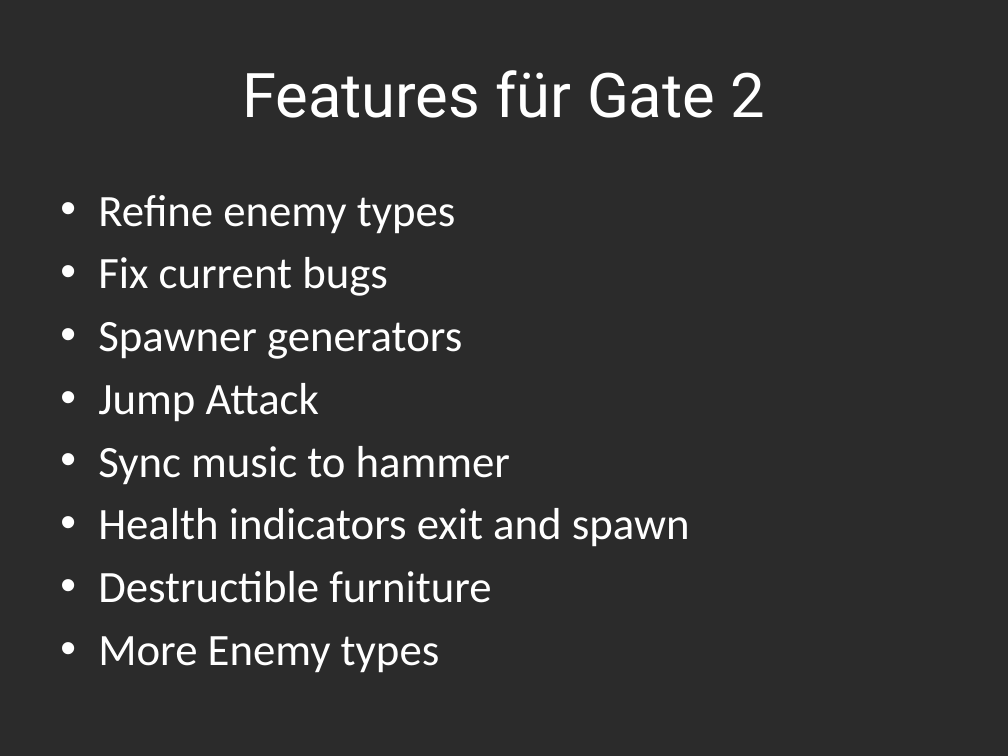
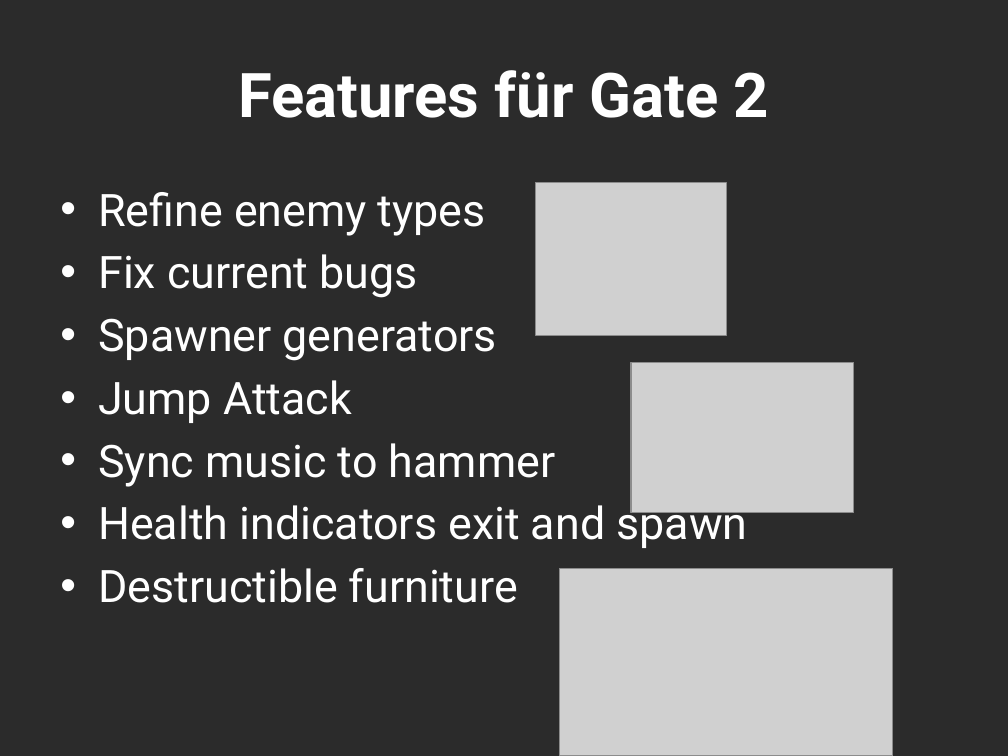
Before and after one commit to Assertores/HammerMan, a slide deck: slide 8 of Documentation/Hammerjaeger.pptx (slide 5 before the commit). Drawn at 1008x756 pixels with LibreOffice and Linux fonts; fonts in the diff are those of the drawing; grey boxes stand for pictures; background and template pictures are left out; a plain dark background stands for a picture behind light text. Boxes give left, top, right and bottom in pixels: in the first picture for what was removed or moved away, otherwise in the second. Text is boxed around its words. In the diff, an @@ line names an element or a change of style, - is before the commit and + after.

```diff
--- a/Documentation/Hammerjaeger.pptx
+++ b/Documentation/Hammerjaeger.pptx
@@ title "Features für Gate 2" at bbox=[238, 70, 769, 118]: bold on @@
@@ text "Refine enemy types" at bbox=[98, 192, 747, 603]: font Calibri to Roboto @@
@@ picture added at bbox=[535, 182, 726, 335] @@
@@ picture added at bbox=[631, 362, 854, 513] @@
@@ picture added at bbox=[559, 569, 893, 756] @@
@@ text at bbox=[98, 636, 440, 673]: paragraph removed @@
-• More Enemy types
```
Also in this commit, not shown: 4 other slides changed, 3 slides added, 30 other files.
